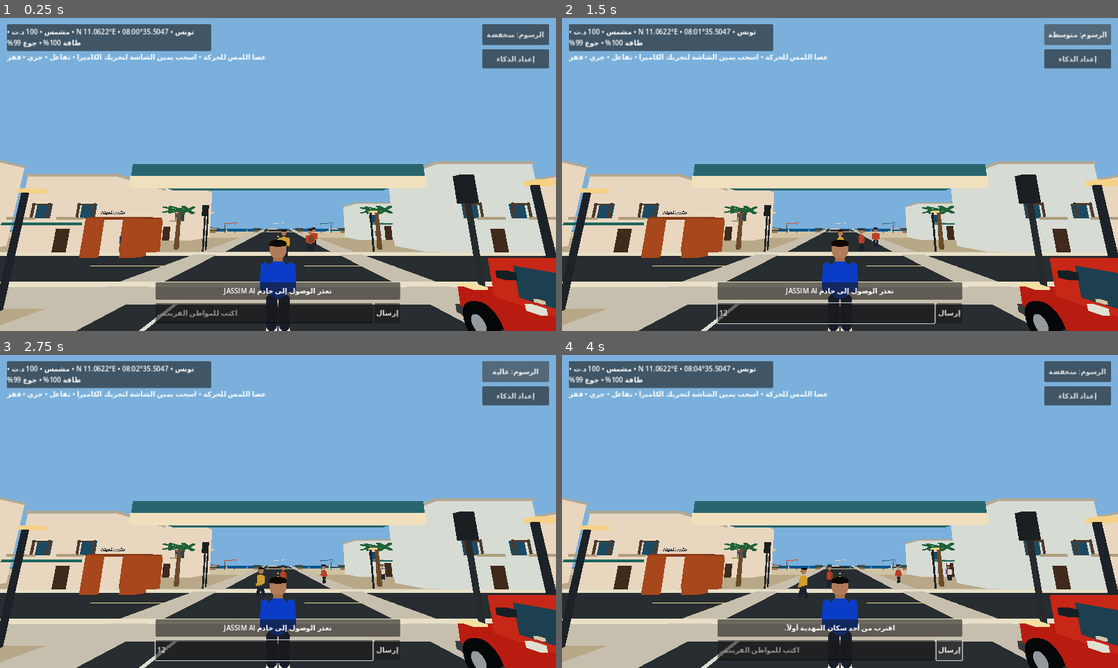
Above: before the commit, frames 1-4 (two rows, left to right).
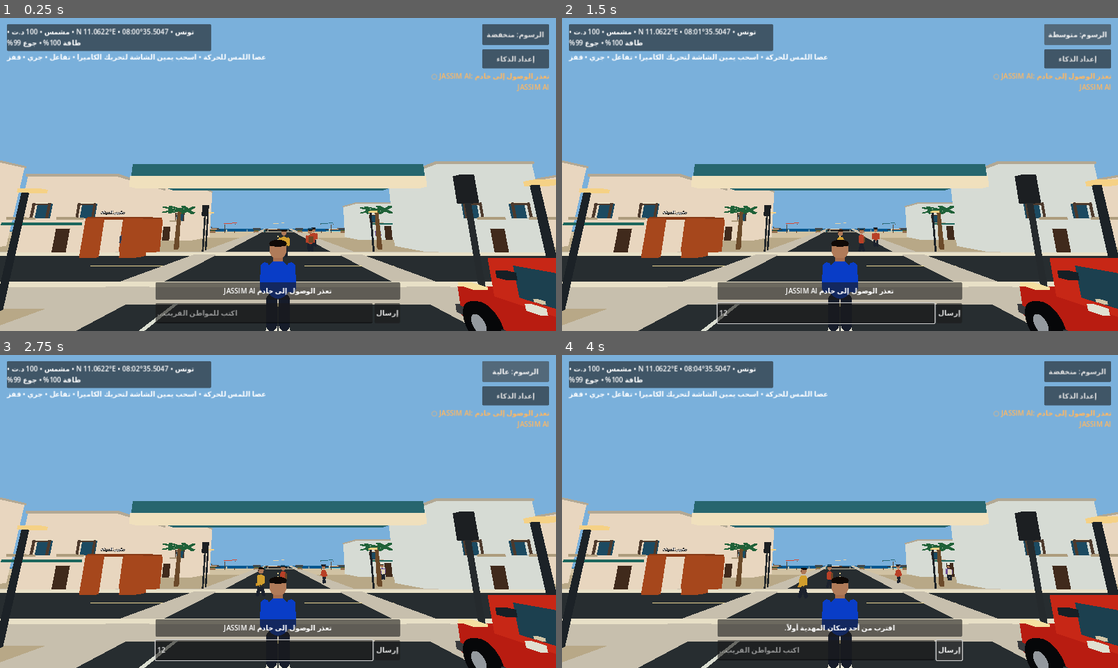
Above: after the commit, the same moments.

Repository: stevennpllk-crypto/REAL-LIFE-MAHDIA
Game: Godot game, scene res://scenes/Main.tscn
Two runs of this game, one before a commit and one after it. Both use one fixed random seed, a clock stepped at 60 frames per second and the inputs below.
Inputs (mouse positions are in pixels of both pictures, inside the frame that each line leads up to):
- Up to frame 1 (0.25 s): no input
- Up to frame 2 (1.5 s): click (828, 312) at 0.52 s; type "12" at 0.6 s; click "الرسوم: منخفضة" at 1.25 s
- Up to frame 3 (2.75 s): click "الرسوم: متوسطة" at 2 s
- Up to frame 4 (4 s): click "الرسوم: عالية" at 2.75 s; click "إرسال" at 3.5 s

The runs differ from the first frame. In frame 1, 0.3% of the frame differs, in the area x 77-99%, y 17-24%; in frame 2, 0.3%; in frame 3, 0.3%; in frame 4, 0.3%.

Commit message:
Show live JASSIM AI backend readiness in game HUD

Diff:
--- a/scripts/main.gd
+++ b/scripts/main.gd
@@ -16,6 +16,7 @@
 var sun: DirectionalLight3D
 var world_environment: Environment
 var status_label: Label
+var ai_status_label: Label
 var hint_label: Label
 var vehicle: CharacterBody3D
 var world_systems: Node
@@ -321,6 +322,7 @@
 	ai_service.name = "MahdiaAIService"
 	ai_service.set_script(AI_SERVICE_SCRIPT)
 	add_child(ai_service)
+	ai_service.connection_status.connect(_on_ai_connection_status)
 	life_manager.set_ai_service(ai_service)
 	_restore_world_progress()
 	_apply_graphics_quality()
@@ -404,6 +406,19 @@
 	ai_config_button.pressed.connect(_toggle_ai_setup)
 	layer.add_child(ai_config_button)
 
+	# Expose real backend/model readiness instead of silently losing service signals.
+	ai_status_label = Label.new()
+	ai_status_label.text = "JASSIM AI: جارٍ فحص الخادم..."
+	ai_status_label.horizontal_alignment = HORIZONTAL_ALIGNMENT_RIGHT
+	ai_status_label.autowrap_mode = TextServer.AUTOWRAP_WORD_SMART
+	ai_status_label.anchor_left = 1.0
+	ai_status_label.anchor_right = 1.0
+	ai_status_label.offset_left = -340
+	ai_status_label.offset_right = -16
+	ai_status_label.offset_top = 122
+	ai_status_label.offset_bottom = 166
+	layer.add_child(ai_status_label)
+
 	ai_setup_panel = PanelContainer.new()
 	ai_setup_panel.anchor_left = 0.5
 	ai_setup_panel.anchor_right = 0.5
@@ -447,6 +462,12 @@
 	controls.setup(player)
 
 
+func _on_ai_connection_status(ready: bool, message: String) -> void:
+	if not is_instance_valid(ai_status_label):
+		return
+	ai_status_label.text = ("● " if ready else "○ ") + "JASSIM AI: " + message
+	ai_status_label.add_theme_color_override("font_color", Color(0.35, 0.92, 0.55) if ready else Color(1.0, 0.72, 0.38))
+
 func _on_chat_submitted(value: String) -> void:
 	_send_chat_message(value)
 
